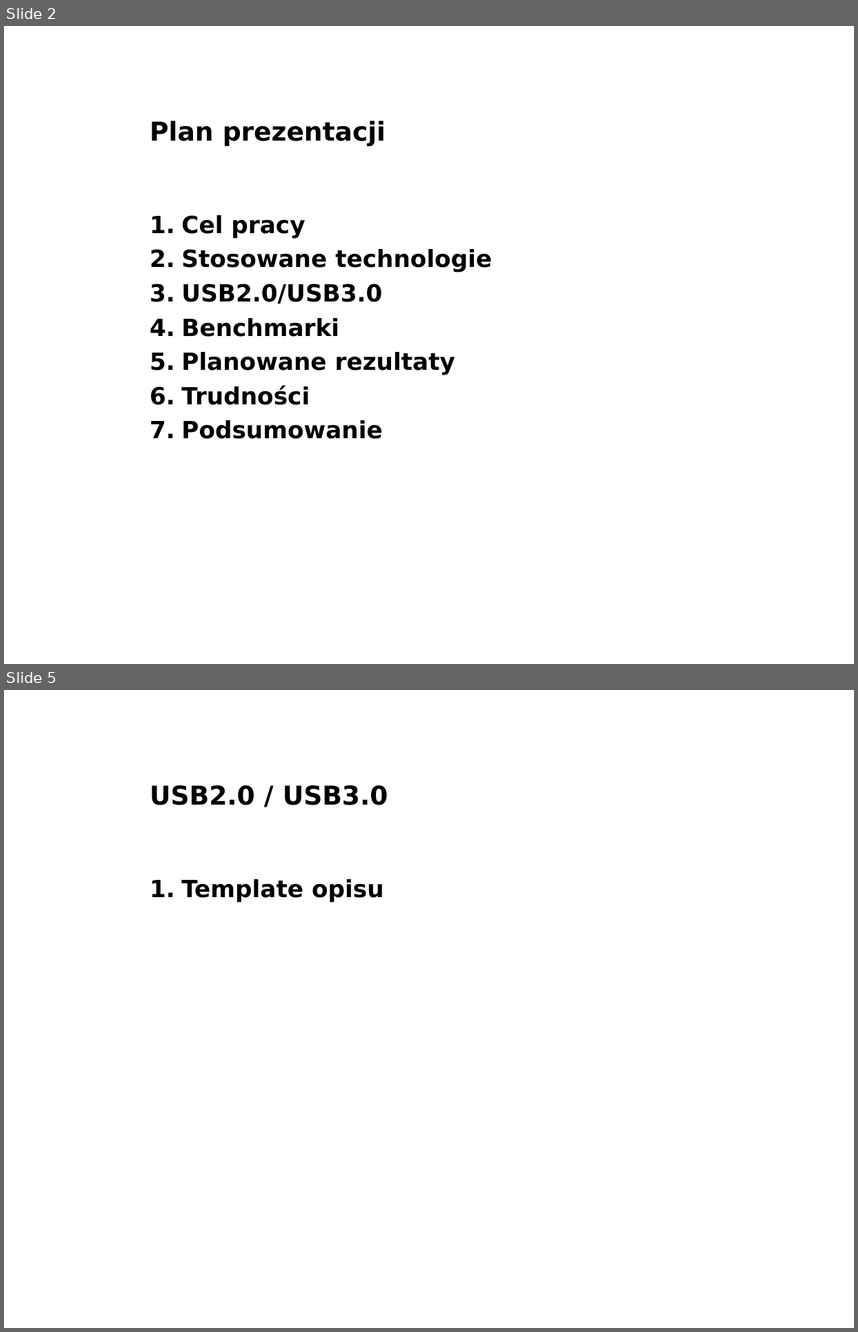
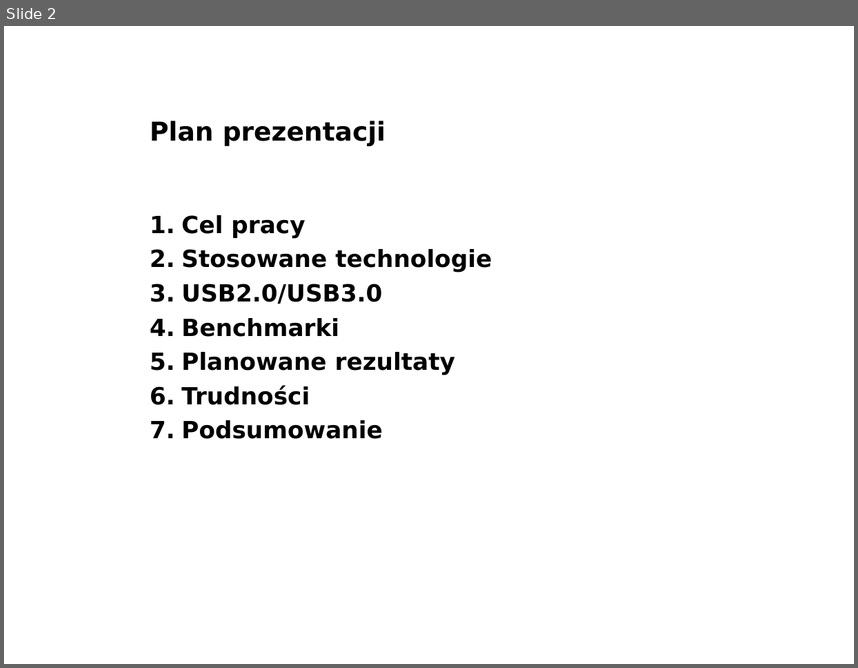
Before and after one commit to lpawlik91/USBSpeedTest, a slide deck: docs/seminaria1.ppt. Shown one above the other, each under a label of ours: slides 2 and 5 before the commit, slide 2 after it; the slides between them are not shown. The pictures are 858x1332 and 858x668 pixels, drawn with LibreOffice and Linux fonts; fonts in the diff are those of the drawing; background and template pictures are left out. Boxes give left, top, right and bottom in pixels: in the first picture for what was removed or moved away, otherwise in the second. Text is boxed around its words. In the diff, an @@ line names an element or a change of style, - is before the commit and + after.

```diff
--- a/docs/seminaria1.ppt
+++ b/docs/seminaria1.ppt
@@ slide 5 removed at (4, 690, 854, 1328), background picture (left out) @@
@@ title removed at (150, 785, 388, 805) @@
-USB2.0 / USB3.0
@@ text removed at (181, 879, 384, 902) @@
-1. Template opisu
```
Also in this commit, not shown: 3 slides changed, 6 slides added, 3 other slides removed.
